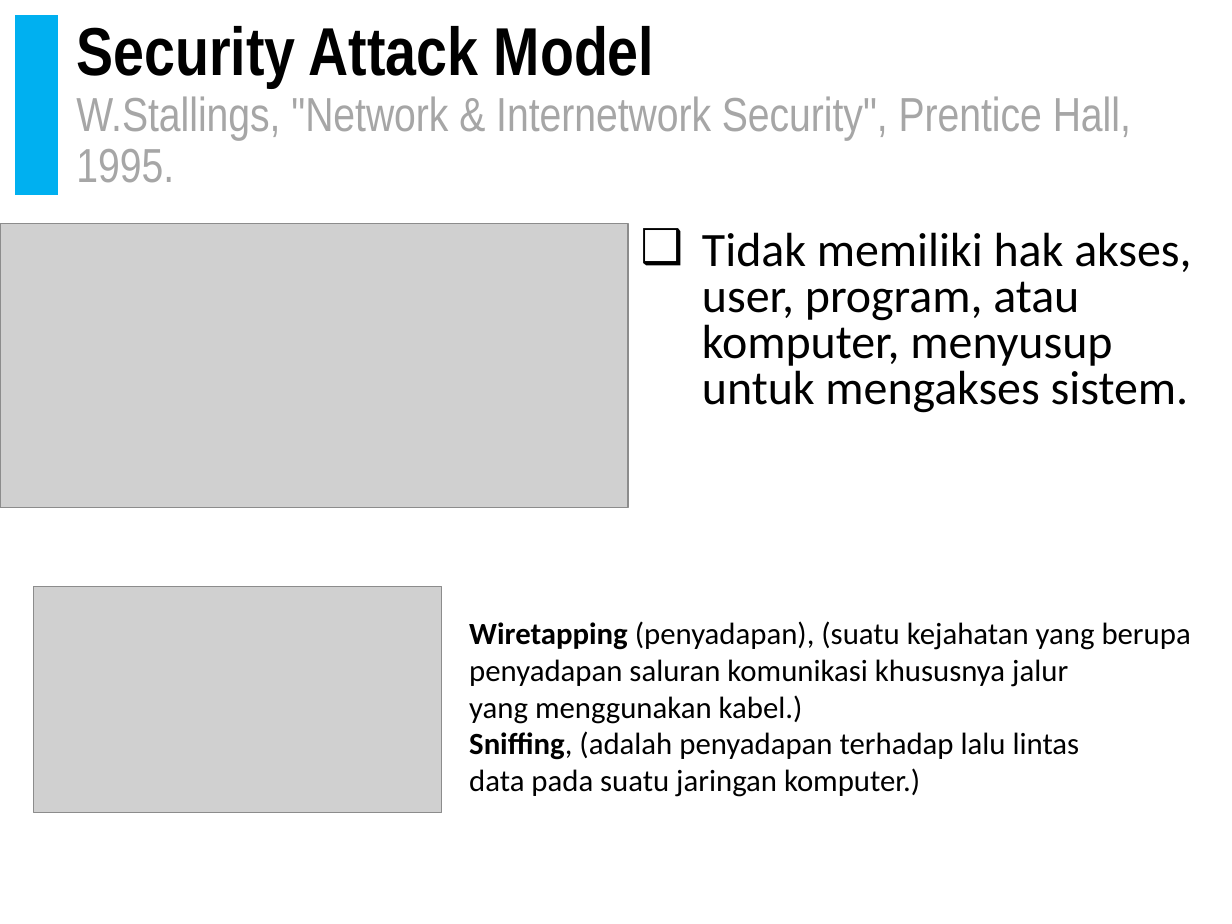
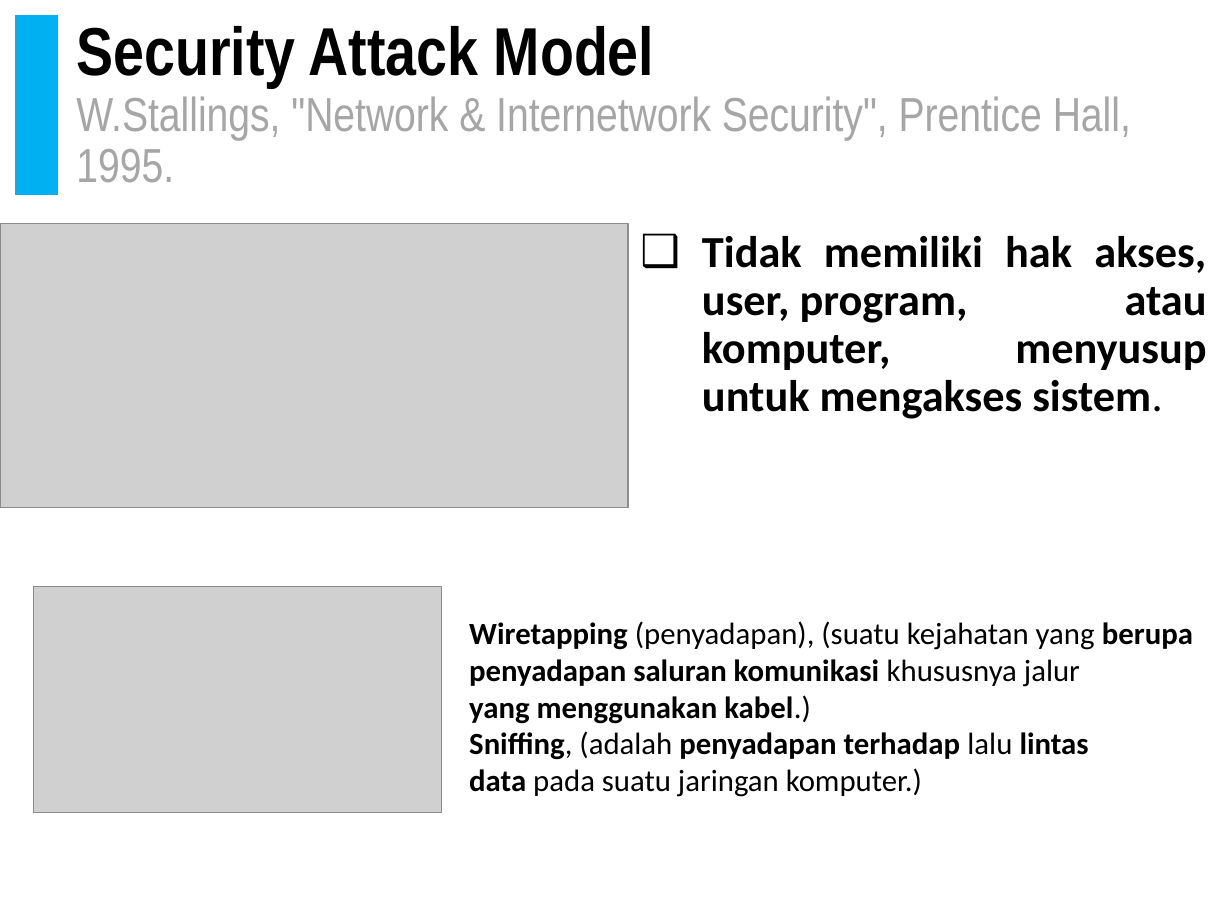
Before and after one commit to doniaft/Keamanan-Informasi, a slide deck: slide 40 of 1. Bahan Ajar/02. Keamanan Informasi - Attack Tree.pptx (slide 41 before the commit). Drawn at 1232x924 pixels with LibreOffice and Linux fonts; fonts in the diff are those of the drawing; grey boxes stand for pictures. Boxes give left, top, right and bottom in pixels: in the first picture for what was removed or moved away, otherwise in the second. Text is boxed around its words. In the diff, an @@ line names an element or a change of style, - is before the commit and + after.

```diff
--- a/1. Bahan Ajar/02. Keamanan Informasi - Attack Tree.pptx
+++ b/1. Bahan Ajar/02. Keamanan Informasi - Attack Tree.pptx
@@ text "Tidak memiliki hak akses, user, ..." at box(702, 236, 1207, 419): size 28 to 25.9 pt, bold on; alignment left to justified; line spacing 0.8 to 0.9 @@
@@ text "Wiretapping (penyadapan), (suatu kejahatan yang ..." at box(469, 621, 1193, 797): bold on in "berupa", "penyadapan saluran komunikasi", "yang menggunakan kabel.)", "penyadapan terhadap lintas" and 1 more places; alignment left to justified @@
```
Also in this commit, not shown: 19 other slides changed, 1 slide removed, 2 other files.
